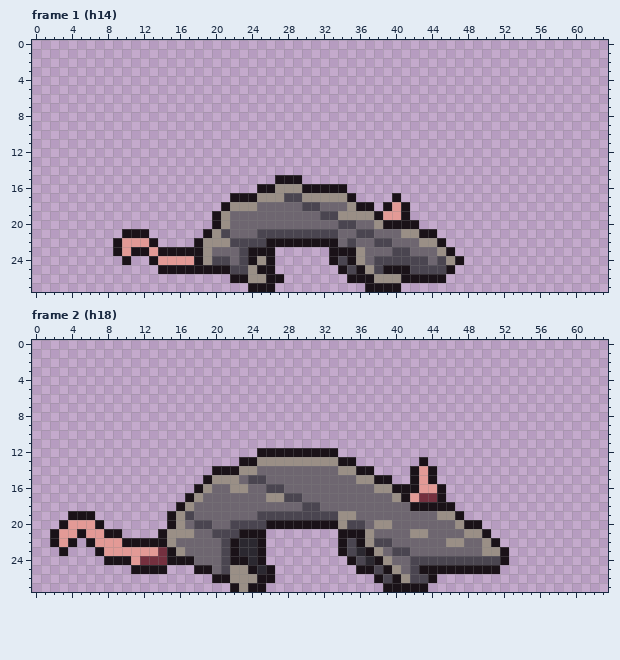
Two versions of one pixel-art file, assets/source/characters/rat/rat_size_study.ase. Above, as it was before the edit.
64x28 pixels, 3 frames. Shown: frame 1 (h14), frame 2 (h18). The commit also changed other frames, which this record leaves out.
After the commit:
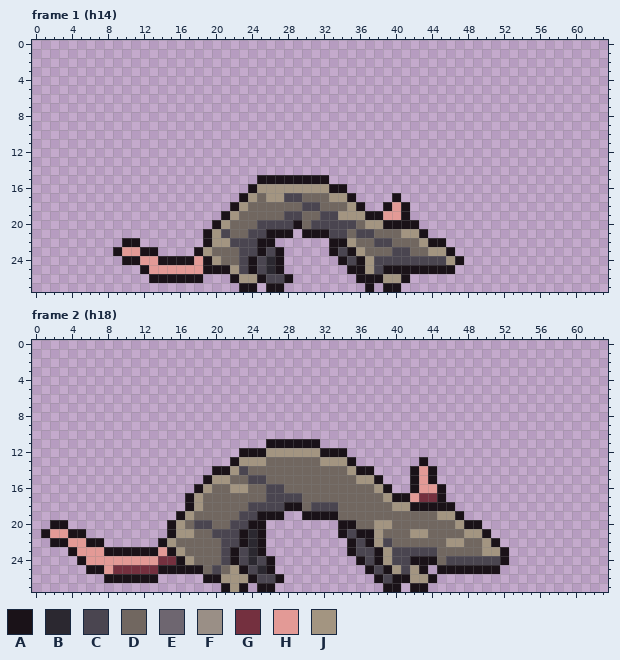
Palette (. is transparent): A #1a1218  B #2b2830  C #4a4550  D #716760  E #6e6670  F #9a8f86  G #74303f  H #e39a96  J #a39581
Change:
Changed rows in their new state; - is an unchanged pixel.
Frame 1 (h14):
first column x 9:
15 ----------------AA---AAA--------------
16 ---------------AJJJJJJJJ--------------
17 -------------.-JDJJ--DDDJJ------------
18 ------------.AJDDDDDD--DDDJ-.---------
19 -----------.AJDDDDDCCDD--JJJA---------
20 ------------JDDDCCCCADCCC--DJJ--------
21 -...-------J-DDC-AAA.AAA-CD--DDDJJ-.--
22 .AA..----.AJJ---A-......-AJDD--DDDJA--
23 --H-A....-JDDD-C-CA------C-JDDD--DDJJ-
24 --AHHAAAAHAJDD--CBA-----.ACAJ------C-J
25 ---AHHHHHH---J-ACBA------.A-J----AAAA-
26 ----AAAAAA----JJACCA------.--AJJ-....-
27 --------------A-.-A----------.--------
Frame 2 (h18):
first column x 1:
11 -------------------------AAAAAA--------------------
12 ----------------------AA-JJJJJJ--A-----------------
13 ---------------------AJJJDDDDDDJJJ-----------------
14 ---------------------JCDDDDDDDDDDDJ----------------
15 -------------------JJDD--DDDDDDDDDDJJ-.------------
16 ------------------JDDJJDD--DDDDDDDDDDJA..----------
17 -----------------JDDDDDDDCC--DDDDDDDDDJA-----------
18 ---------------.AJDDDDDCCCCAAD-CCDDDDDDJJ----------
19 ---...--------.AJDDDDDCCAAA..AAAADDDDDDDDDDDJJ-----
20 -A-....--------JD--DD--AA........AADDJJDDDDDDDJ----
21 AH-A-....----.AJJDD----B----------C-AJDDDJJDDDDJJ--
22 --AHH-A......-JDDDDD-CA----------.ACAJ-DDDDDDJJDDJ-
23 --.AHHHAAAAAAH-JDDDD--C----------.ACCAJ--CCCDDDDDJJ
24 ----AHHHHH-HH-G-JDDD--C-CA--------.AC-JCCAAAD------
25 -----AAHGGGGG-AAA-DCDJAC-----------.---JCJ-.-------
26 -------AAAAAA-----A-JJJACCA-------------AJJ--------
27 --------------------AJA.-A--------------.----------
Changed places in both pictures, as pixel boxes (x1, y1, x2, y2):
changed: (113, 175, 455, 292)
changed: (41, 439, 500, 592)
